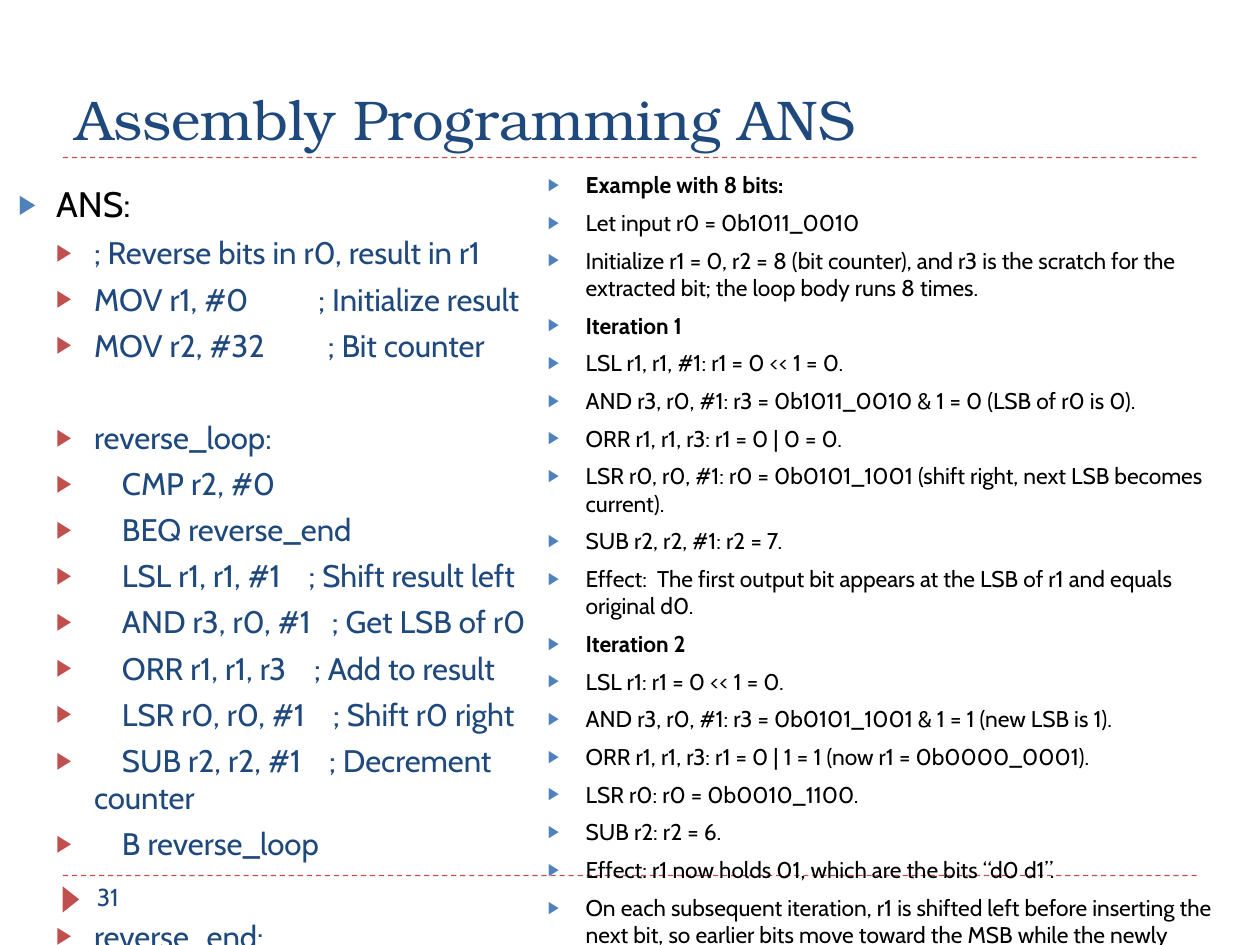
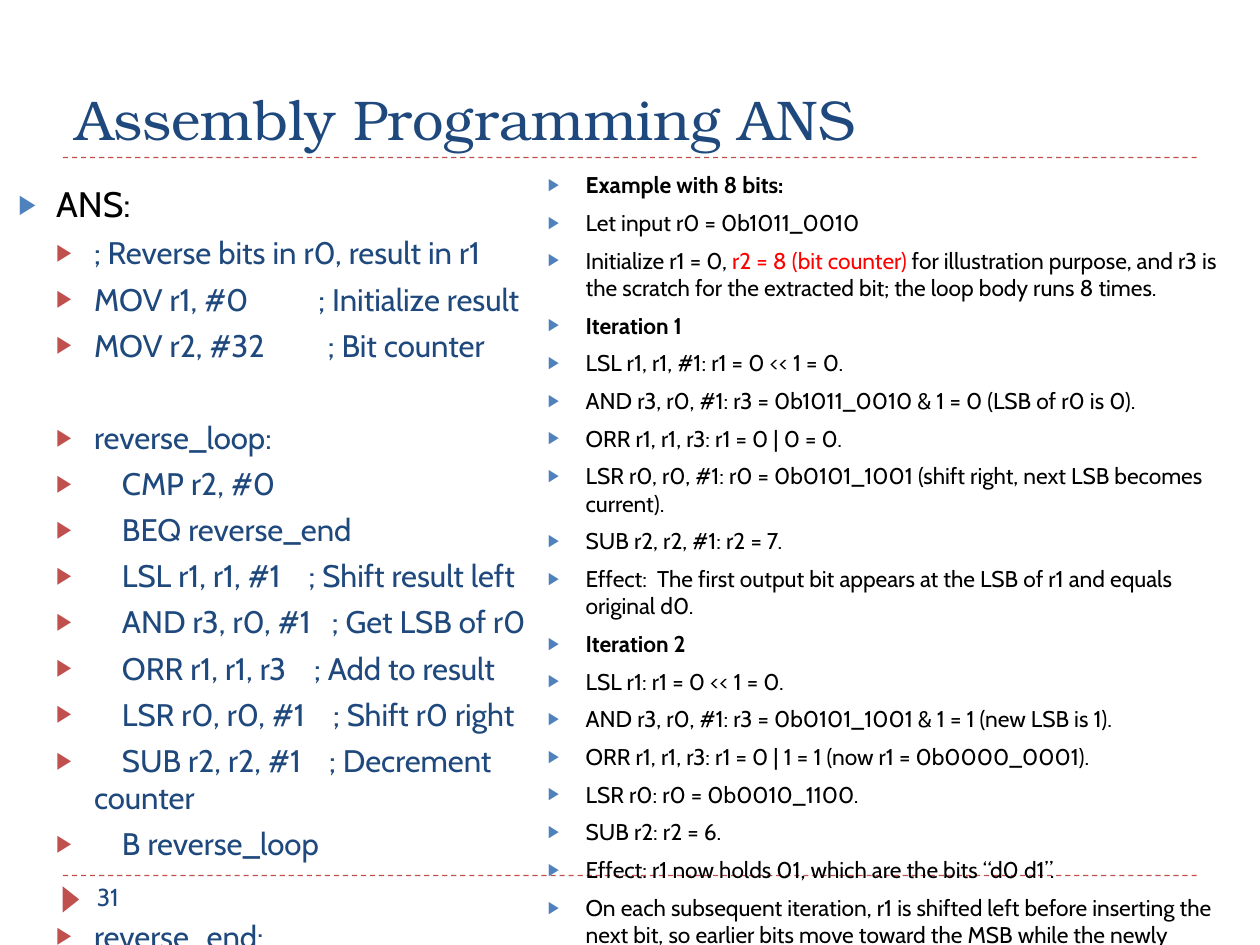
Before and after one commit to guhofstra/CSC111Fa25, a slide deck: slide 31 of PPTs/Ch6_ARM_Control_Flow_Exercises_ANS.pptx. Drawn at 1260x945 pixels with LibreOffice and Linux fonts; fonts in the diff are those of the drawing. Boxes give left, top, right and bottom in pixels: in the first picture for what was removed or moved away, otherwise in the second. Text is boxed around its words. In the diff, an @@ line names an element or a change of style, - is before the commit and + after.

```diff
--- a/PPTs/Ch6_ARM_Control_Flow_Exercises_ANS.pptx
+++ b/PPTs/Ch6_ARM_Control_Flow_Exercises_ANS.pptx
@@ text at [586,252,1216,302]: text changed @@
-▶ Initialize r1 = 0, r2 = 8 (bit counter), and r3 is the scratch for the extracted bit; the loop body runs 8 times.
+▶ Initialize r1 = 0, r2 = 8 (bit counter) for illustration purpose, and r3 is the scratch for the extracted bit; the loop body runs 8 times.
```
Also in this commit, not shown: 1 other slide changed, 2 other files.
